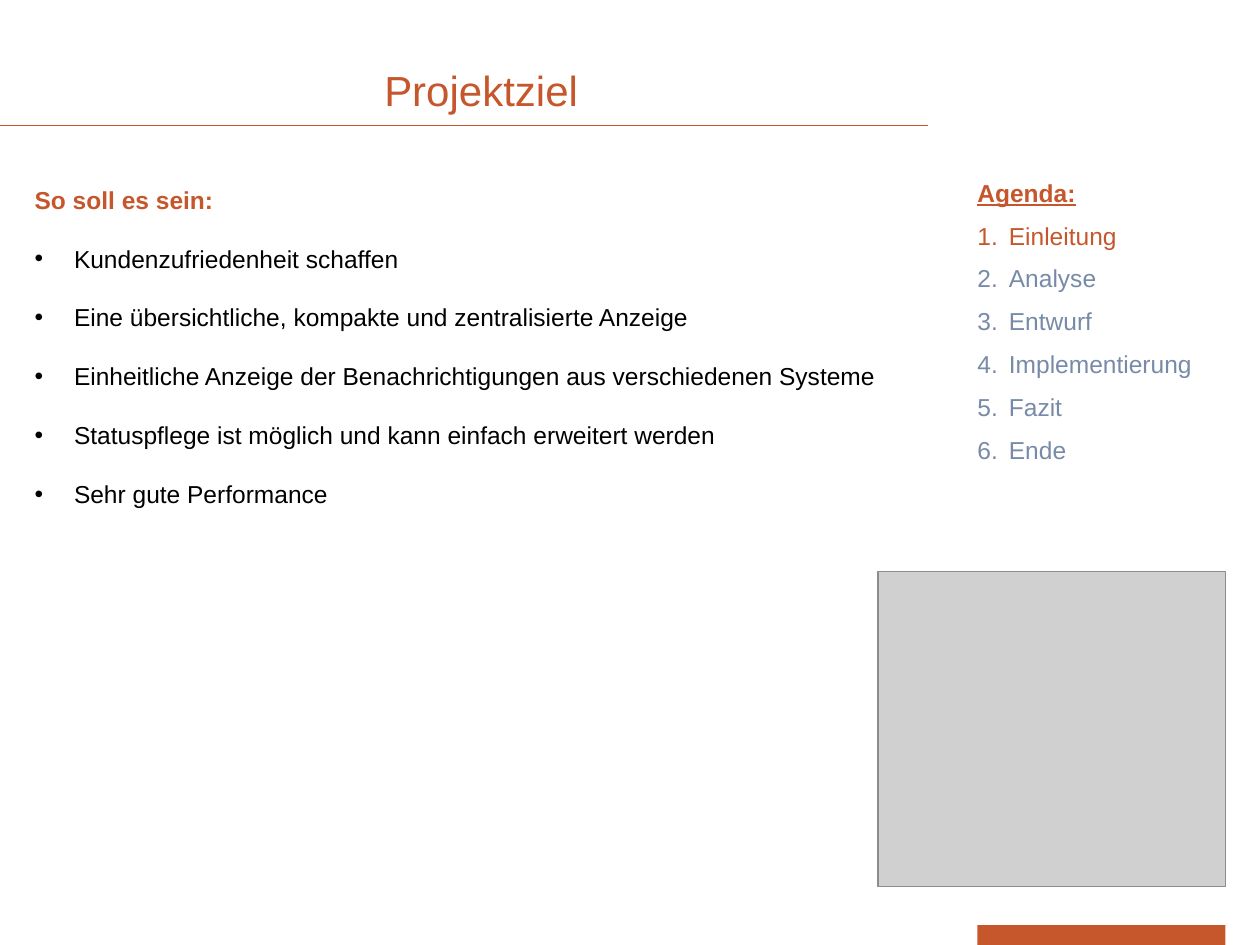
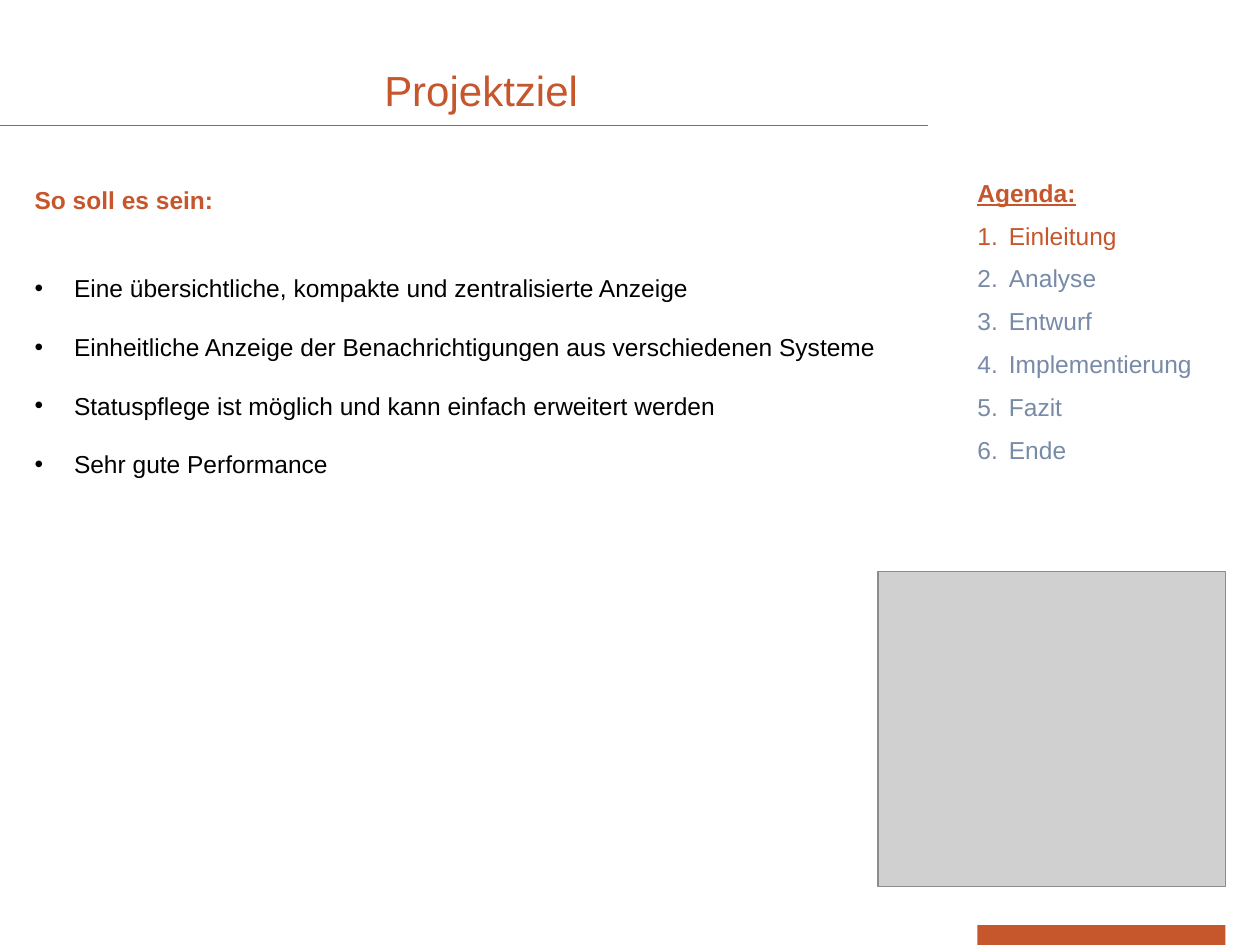
Before and after one commit to devonik/myownpage, a slide deck: slide 5 of PräsentationOhneVideo.pptx. Drawn at 1260x945 pixels with LibreOffice and Linux fonts; fonts in the diff are those of the drawing; grey boxes stand for pictures; background and template pictures are left out. Boxes give left, top, right and bottom in pixels: in the first picture for what was removed or moved away, otherwise in the second. Text is boxed around its words. In the diff, an @@ line names an element or a change of style, - is before the commit and + after.

```diff
--- a/PräsentationOhneVideo.pptx
+++ b/PräsentationOhneVideo.pptx
@@ text at bbox=[74, 250, 398, 269]: paragraph removed @@
-• Kundenzufriedenheit schaffen
```
Also in this commit, not shown: 13 other slides changed.
